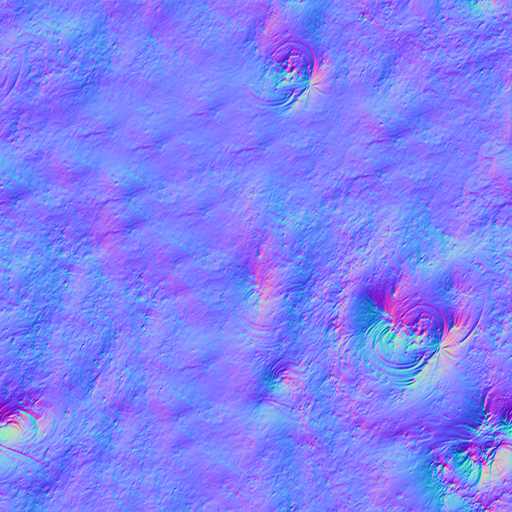
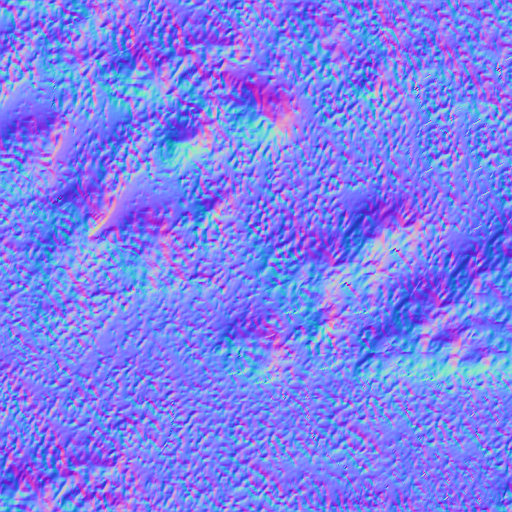
Layer changes from the first 512×512 image to the second:
added layer "The SUN New NormalMap" above "The SUN New ColourMap" over box(0, 0, 512, 512)
added layer "The SUN New ColourMap" above "The SUN NormalMap 512" over box(0, 0, 512, 512)
